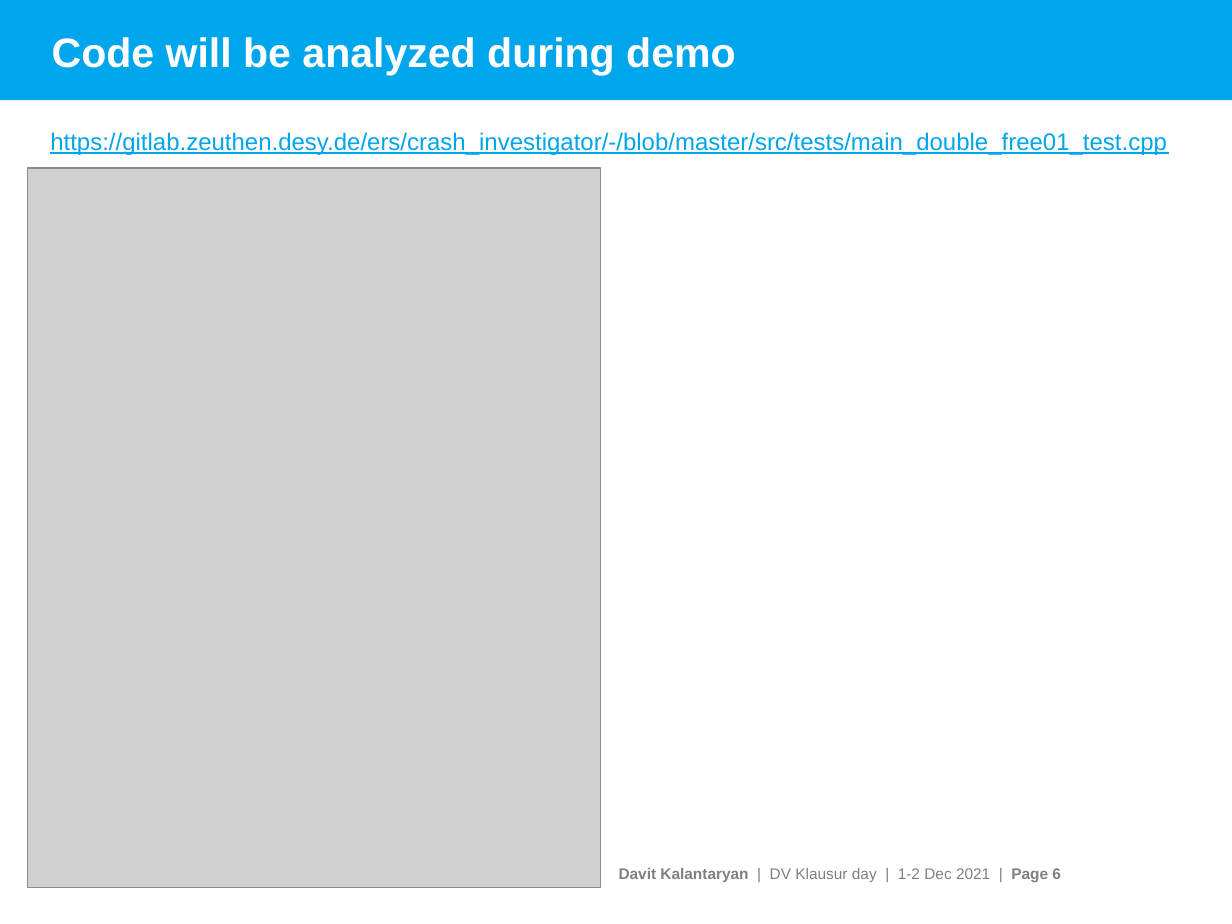
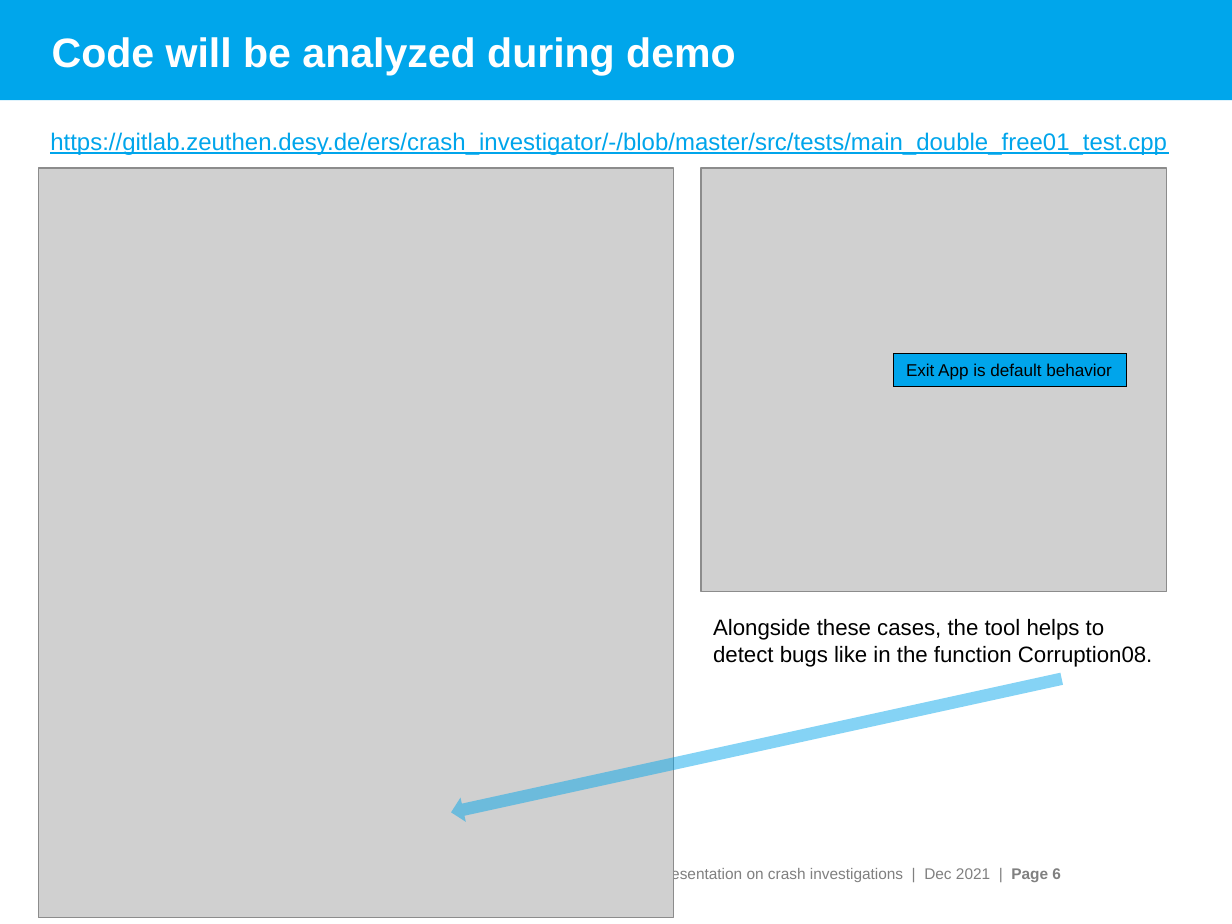
Before and after one commit to davitkalantaryan/old-crash_investigator, a slide deck: slide 6 of docs/crash_investigations.pptx. Drawn at 1232x924 pixels with LibreOffice and Linux fonts; fonts in the diff are those of the drawing; grey boxes stand for pictures; background and template pictures are left out. Boxes give left, top, right and bottom in pixels: in the first picture for what was removed or moved away, otherwise in the second. Text is boxed around its words. In the diff, an @@ line names an element or a change of style, - is before the commit and + after.

```diff
--- a/docs/crash_investigations.pptx
+++ b/docs/crash_investigations.pptx
@@ picture: place and size @@
-picture at (27, 168, 600, 887)
+picture at (38, 168, 673, 918)
@@ group added at (446, 168, 1167, 813): 1 picture, 1 rectangle, 1 text, 1 left arrow @@
+Exit App is default behavior
+Alongside these cases, the tool helps to
+detect bugs like in the function Corruption08.
@@ text at (656, 866, 1061, 882): text changed @@
-Davit Kalantaryan | DV Klausur day | 1-2 Dec 2021 | Page 6
+Davit Kalantaryan | Presentation on crash investigations | Dec 2021 | Page 6
```
Also in this commit, not shown: 4 other slides changed, 3 other files.
